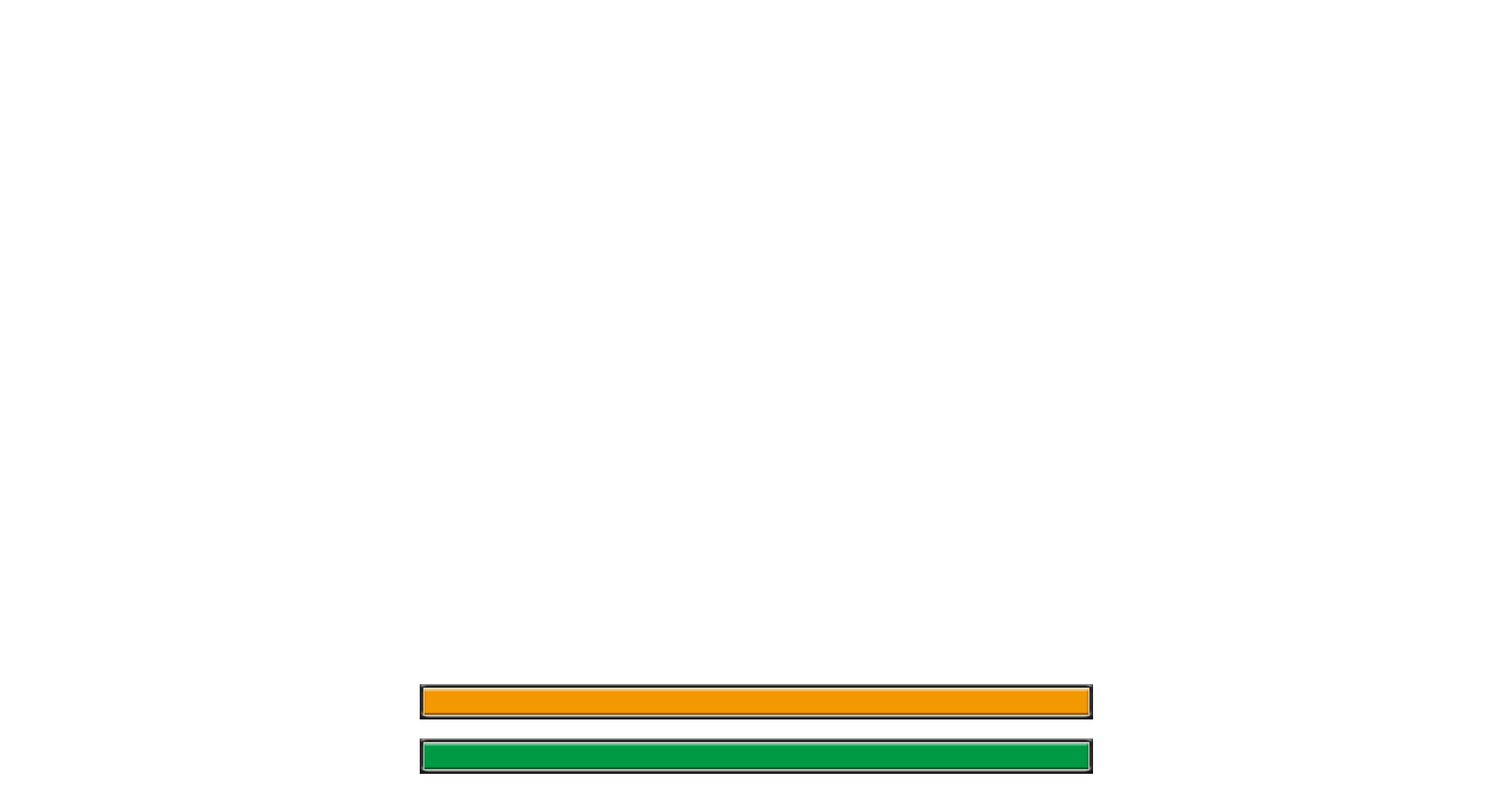
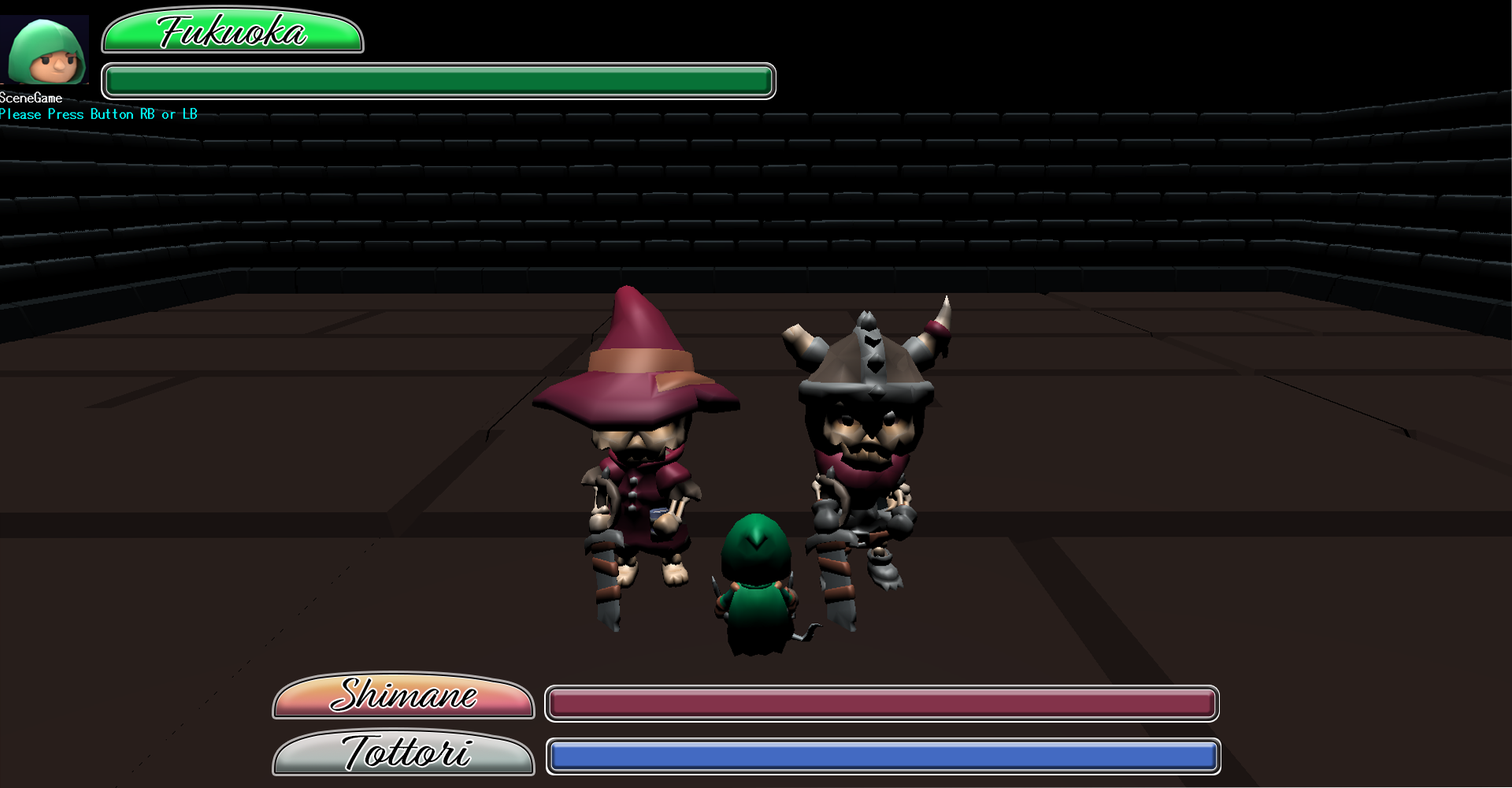
Layer changes from the first (1512, 788) image to the second:
added group "グループ 1" with 20 layers above "レイヤー 1" over [0, 0, 1512, 788]
added layer "Tottori" in group "グループ 1" over [341, 734, 474, 770]
added layer "Shimane" in group "グループ 1" over [330, 677, 478, 712]
added group "ゲーム画面" with 15 layers in group "グループ 1" over [0, 0, 1512, 788]
added group "プレイヤー" with 5 layers in group "ゲーム画面" over [0, 8, 776, 99]
added layer "Fukuoka" in group "プレイヤー" over [157, 14, 308, 48]
added layer "顔" in group "プレイヤー" over [0, 14, 90, 85]
added layer "長方形 1" (1st of 6, in "グループ 1" › "ゲーム画面" › "プレイヤー") in group "プレイヤー" over [102, 63, 776, 99]
added layer "長方形 1" (2nd of 6, in "グループ 1" › "ゲーム画面" › "プレイヤー") in group "プレイヤー" over [103, 65, 774, 97]
added layer "名前欄" (1st of 3, in "グループ 1" › "ゲーム画面" › "プレイヤー") in group "プレイヤー" over [104, 8, 361, 50]
added group "敵右" with 3 layers in group "ゲーム画面" over [275, 731, 1221, 774]
added layer "名前欄" (2nd of 3, in "グループ 1" › "ゲーム画面" › "敵右") in group "敵右" over [275, 731, 532, 772]
moved "長方形 1" (3rd of 6, in "グループ 1" › "ゲーム画面" › "敵右") into group "敵右", painted on it over [419, 738, 1221, 774]
moved "長方形 1" (4th of 6, in "グループ 1" › "ゲーム画面" › "敵右") into group "敵右", painted on it over [421, 740, 1219, 772]
added group "敵左" with 3 layers in group "ゲーム画面" over [275, 674, 1220, 721]
added layer "名前欄" (3rd of 3, in "グループ 1" › "ゲーム画面" › "敵左") in group "敵左" over [275, 674, 532, 716]
moved "長方形 1" (5th of 6, in "グループ 1" › "ゲーム画面" › "敵左") into group "敵左", painted on it over [419, 683, 1220, 721]
moved "長方形 1" (6th of 6, in "グループ 1" › "ゲーム画面" › "敵左") into group "敵左", painted on it over [421, 686, 1218, 720]
added layer "Switching! S&B fight 2024_09_05 14_13_49" in group "ゲーム画面" over [0, 0, 1512, 788]
